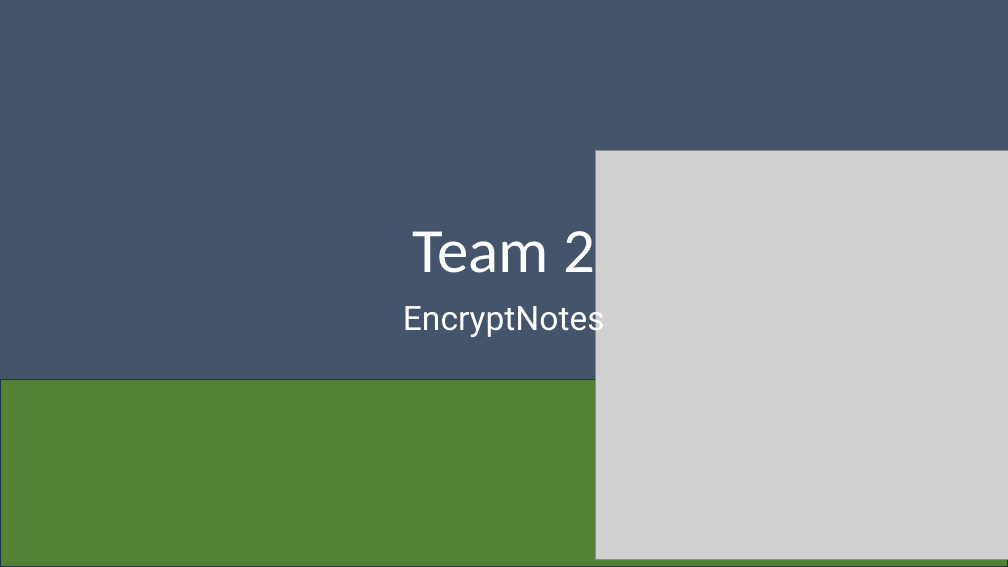
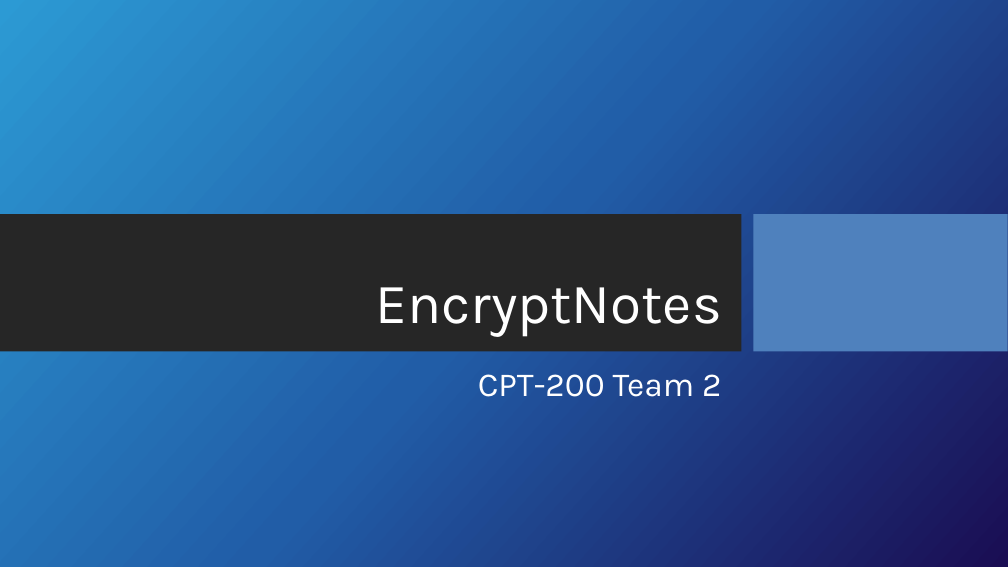
Before and after one commit to Dwaddle26/EncryptNotes, a slide deck: slide 1 of Team_2_Presentation_1.pptx. Drawn at 1008x567 pixels with LibreOffice and Linux fonts; fonts in the diff are those of the drawing; grey boxes stand for pictures; background and template pictures are left out. Boxes give left, top, right and bottom in pixels: in the first picture for what was removed or moved away, otherwise in the second. Text is boxed around its words. In the diff, an @@ line names an element or a change of style, - is before the commit and + after.

Commit message:
Update Team_2_Presentation_1.pptx
Reworked all slides, changed format

```diff
--- a/Team_2_Presentation_1.pptx
+++ b/Team_2_Presentation_1.pptx
@@ background #44546A to picture (left out) @@
@@ picture removed at <box>596,150,1008,560</box> @@
@@ rectangle added at <box>0,214,742,352</box>, fill #262626 @@
@@ title "EncryptNotes": place and size @@
-title "EncryptNotes" at <box>403,299,605,338</box>
+title "EncryptNotes" at <box>375,287,721,337</box>
@@ title "EncryptNotes" at <box>375,287,721,337</box>: size 32 to 54 pt, font Roboto to Karla; alignment centre to right; less space between paragraphs; vertical alignment top to bottom @@
@@ title removed at <box>412,231,595,273</box> @@
-Team 2
@@ rectangle added at <box>753,214,1008,352</box>, fill #4F81BD @@
@@ rectangle removed at <box>0,380,1008,567</box> @@
@@ subtitle added at <box>478,374,721,397</box>, 32 pt, text #FFFFFF @@
+CPT-200 Team 2
```
Also in this commit, not shown: 6 other slides changed, 5 slides added, 4 slides removed.
